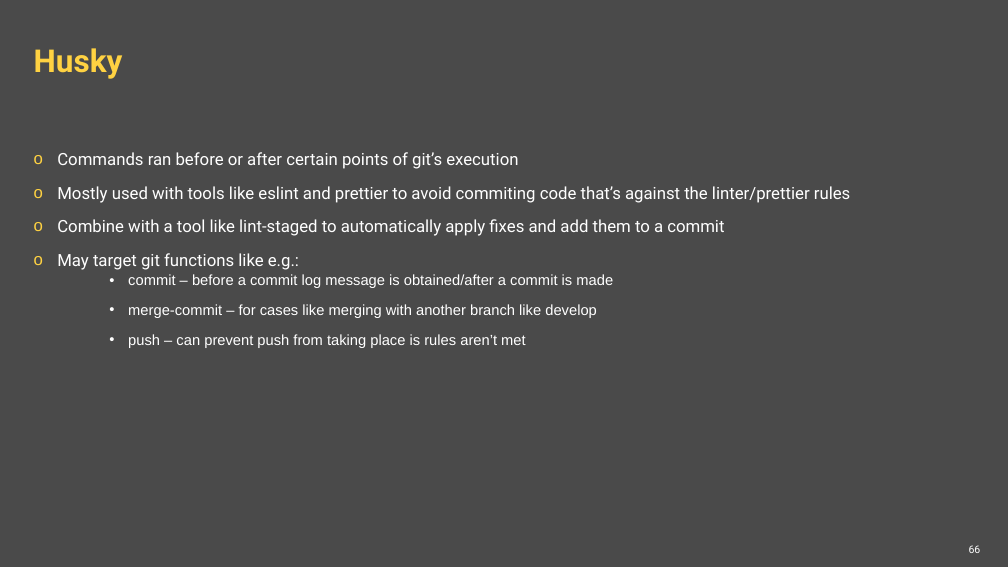
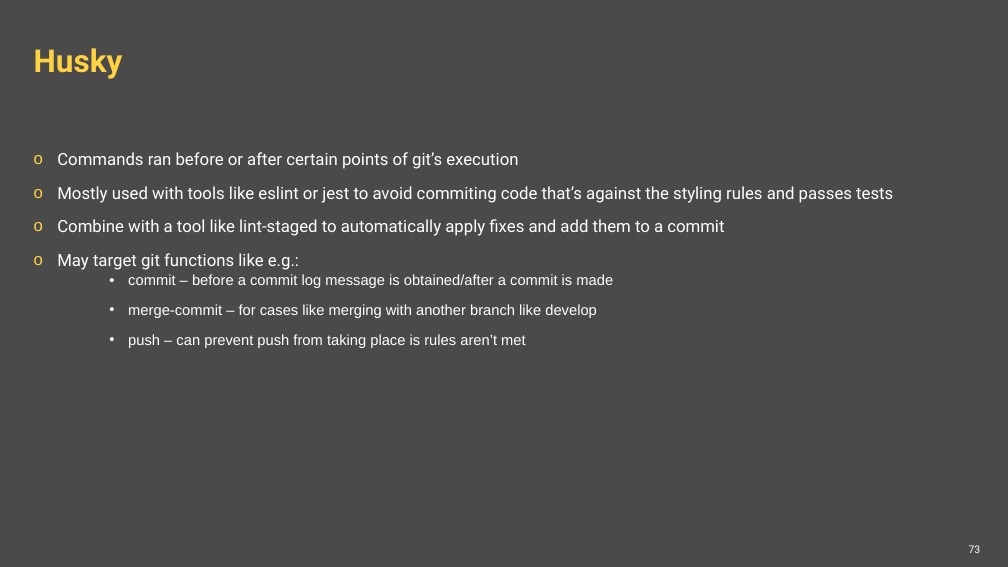
Before and after one commit to ppuzio/react-course-examples, a slide deck: slide 73 of React BEST course.pptx (slide 66 before the commit). Drawn at 1008x567 pixels with LibreOffice and Linux fonts; fonts in the diff are those of the drawing; background and template pictures are left out. Boxes give left, top, right and bottom in pixels: in the first picture for what was removed or moved away, otherwise in the second. Text is boxed around its words. In the diff, an @@ line names an element or a change of style, - is before the commit and + after.

```diff
--- a/React BEST course.pptx
+++ b/React BEST course.pptx
@@ text at <box>57,186,893,203</box>: text changed @@
-o Mostly used with tools like eslint and prettier to avoid commiting code that’s against the linter/prettier rules
+o Mostly used with tools like eslint or jest to avoid commiting code that’s against the styling rules and passes tests
@@ page number at <box>969,545,981,553</box>: text changed @@
-66
+73
```
Also in this commit, not shown: 7 other slides changed, 7 slides added, 4 other files.
